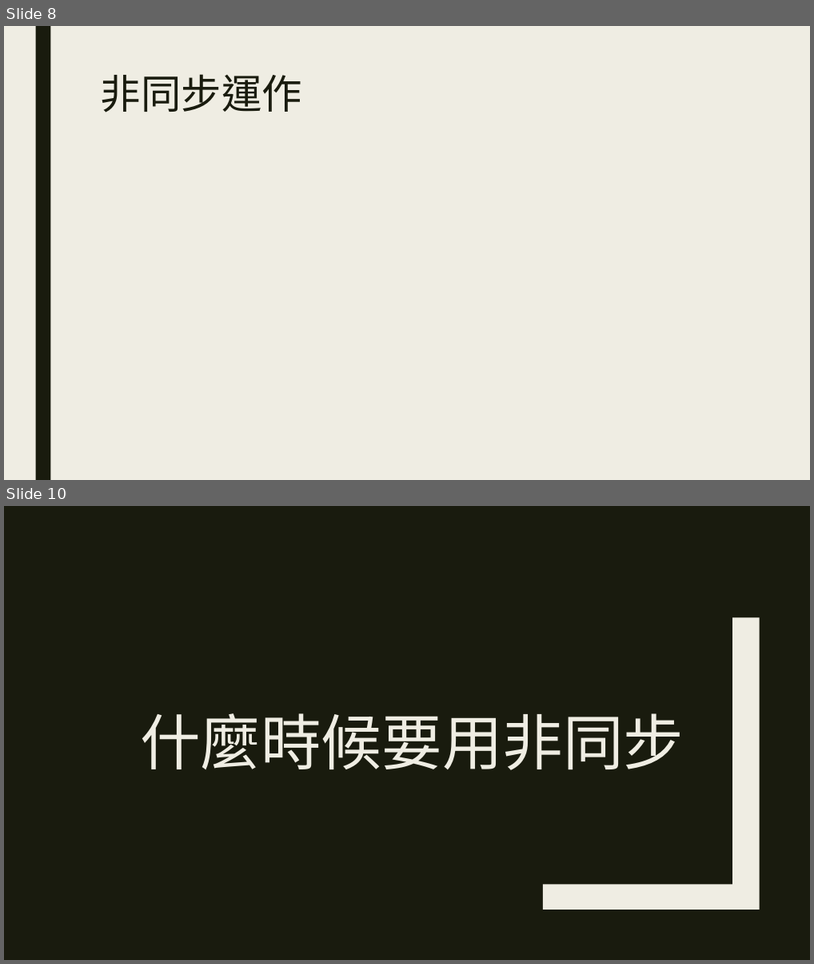
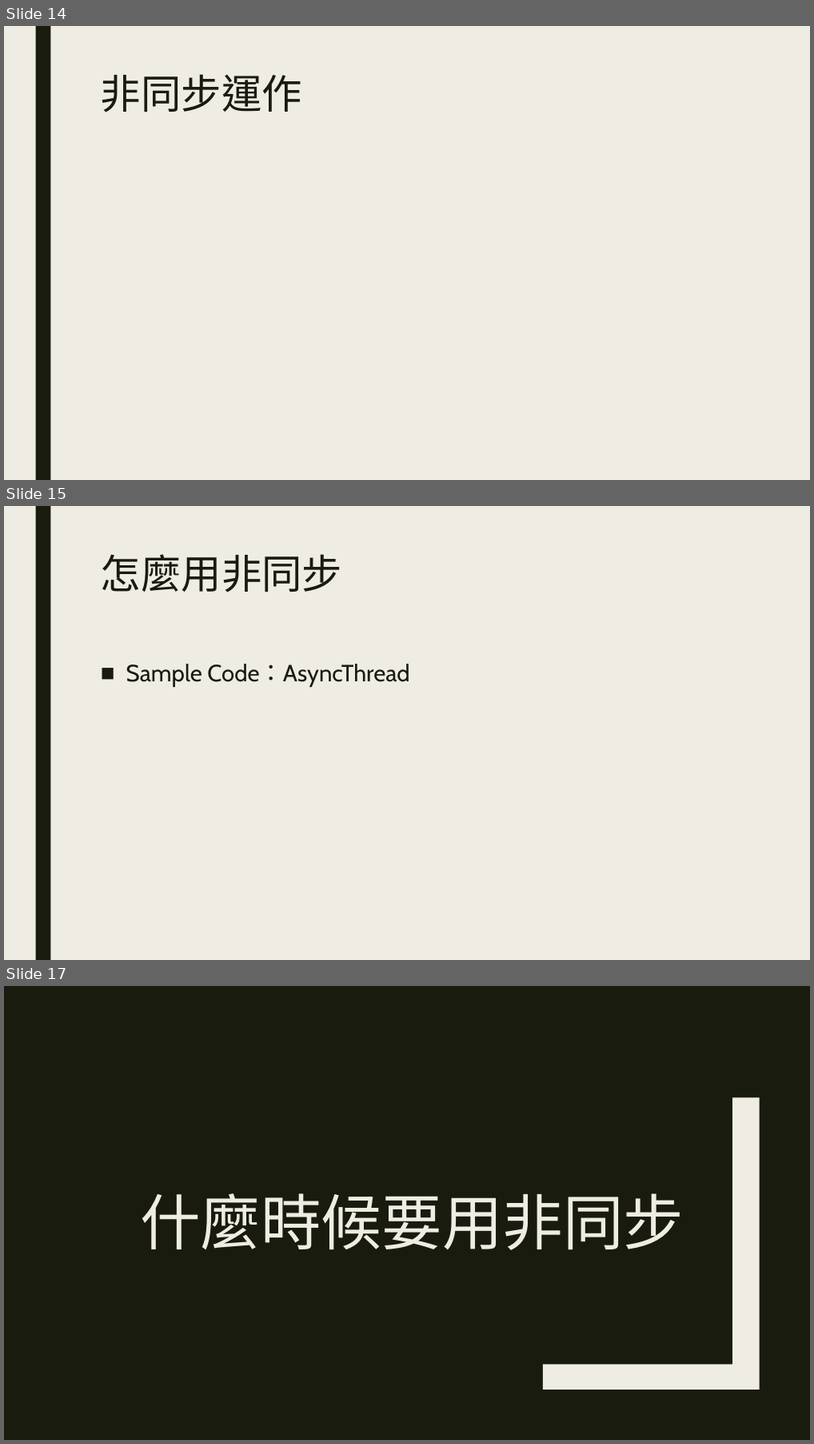
Before and after one commit to ryans610/.NET-Async-Basic, a slide deck: .NET非同步入門.pptx. Shown one above the other, each under a label of ours: slides 8 and 10 before the commit, slides 14, 15 and 17 after it; the slides between them are not shown. The pictures are 814x964 and 814x1444 pixels, drawn with LibreOffice and Linux fonts; fonts in the diff are those of the drawing. Boxes give left, top, right and bottom in pixels: in the first picture for what was removed or moved away, otherwise in the second. Text is boxed around its words. In the diff, an @@ line names an element or a change of style, - is before the commit and + after.

```diff
--- a/.NET非同步入門.pptx
+++ b/.NET非同步入門.pptx
@@ slide 15 added at <box>4,506,810,960</box>, background #EFEDE3; not listed: 1 template element that a slide beside it also shows @@
@@ title added at <box>101,554,342,592</box>, 48 pt, text #191B0E @@
+怎麼用非同步
@@ text added at <box>126,664,410,687</box>, 28 pt, text #191B0E @@
+■ Sample Code：AsyncThread
@@ what was slide 8 is now slide 14 @@
@@ what was slide 10 is now slide 17 @@
```
Also in this commit, not shown: 5 slides changed, 4 other slides added, 19 other files.
